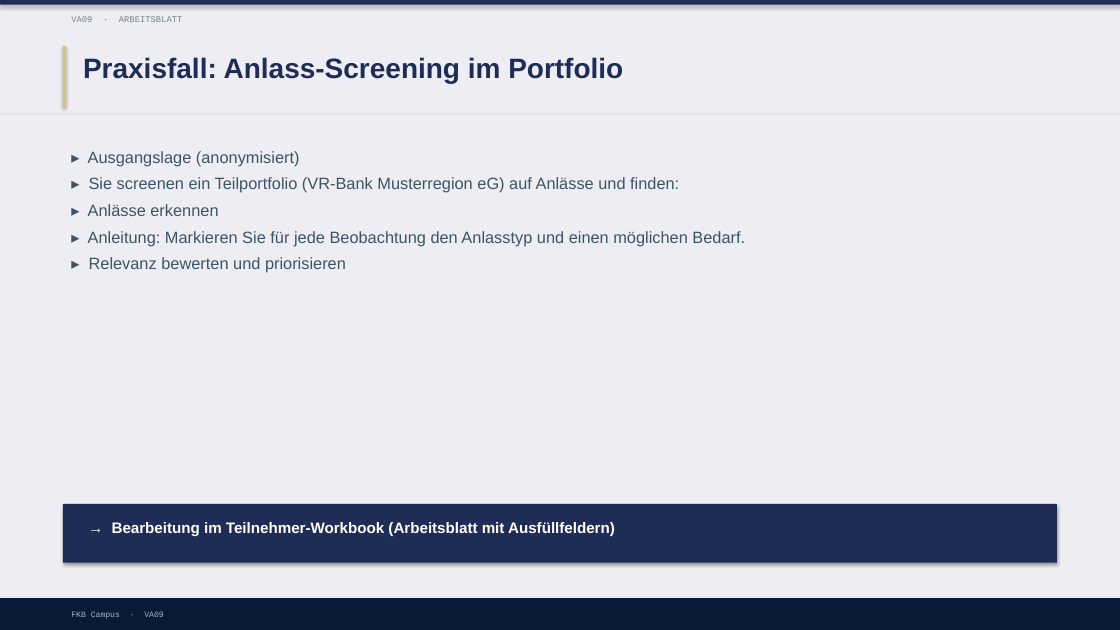
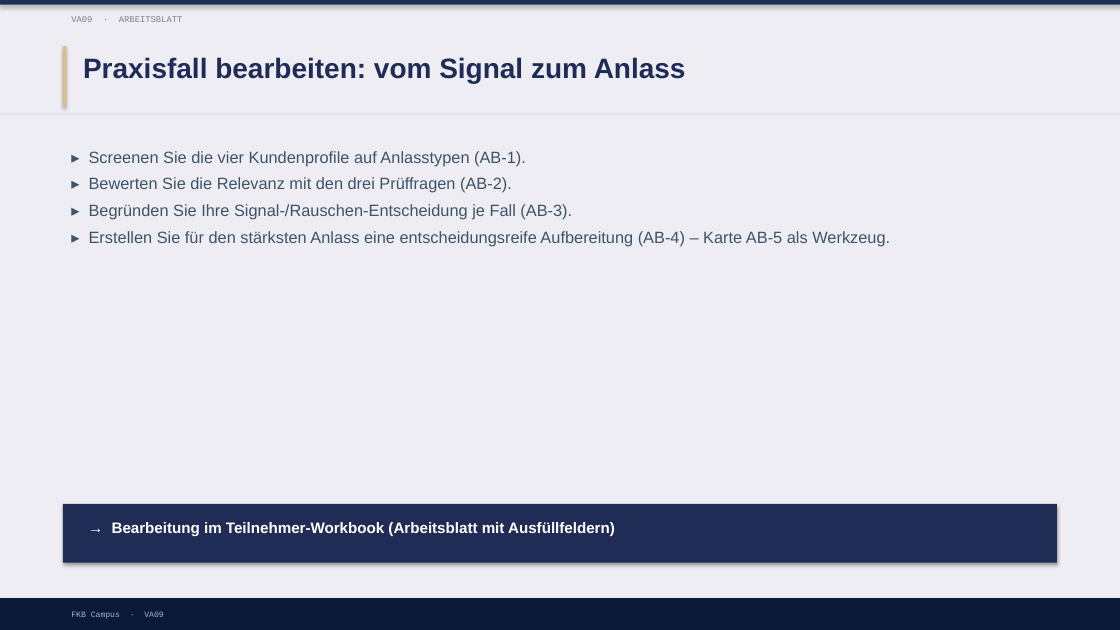
Before and after one commit to ck5rqc47pr-byte/firmenkundenakademie-online, a slide deck: slide 14 of protected-downloads/praesentation/VA09.pptx (slide 8 before the commit). Drawn at 1120x630 pixels with LibreOffice and Linux fonts; fonts in the diff are those of the drawing. Boxes give left, top, right and bottom in pixels: in the first picture for what was removed or moved away, otherwise in the second. Text is boxed around its words. In the diff, an @@ line names an element or a change of style, - is before the commit and + after.

```diff
--- a/protected-downloads/praesentation/VA09.pptx
+++ b/protected-downloads/praesentation/VA09.pptx
@@ text at box(83, 57, 686, 83): text changed @@
-Praxisfall: Anlass-Screening im Portfolio
+Praxisfall bearbeiten: vom Signal zum Anlass
@@ text at box(89, 151, 890, 246): text changed @@
-▸ Ausgangslage (anonymisiert)
-▸ Sie screenen ein Teilportfolio (VR-Bank Musterregion eG) auf Anlässe und finden:
-▸ Anlässe erkennen
-▸ Anleitung: Markieren Sie für jede Beobachtung den Anlasstyp und einen möglichen Bedarf.
-▸ Relevanz bewerten und priorisieren
+▸ Screenen Sie die vier Kundenprofile auf Anlasstypen (AB-1).
+▸ Bewerten Sie die Relevanz mit den drei Prüffragen (AB-2).
+▸ Begründen Sie Ihre Signal-/Rauschen-Entscheidung je Fall (AB-3).
+▸ Erstellen Sie für den stärksten Anlass eine entscheidungsreife Aufbereitung (AB-4) – Karte AB-5 als Werkzeug.
```
Also in this commit, not shown: 4 other slides changed, 7 slides added, 5 other files.
